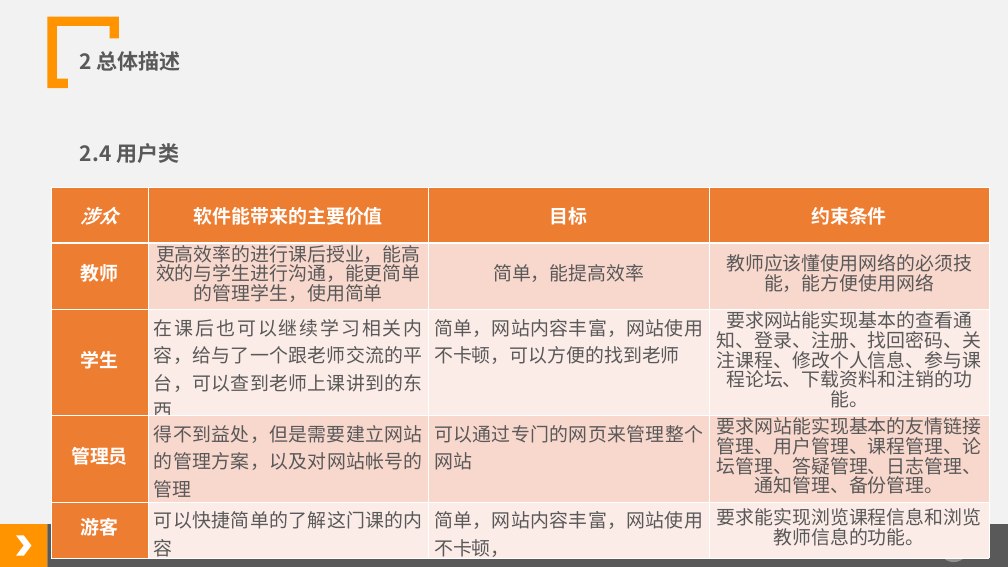
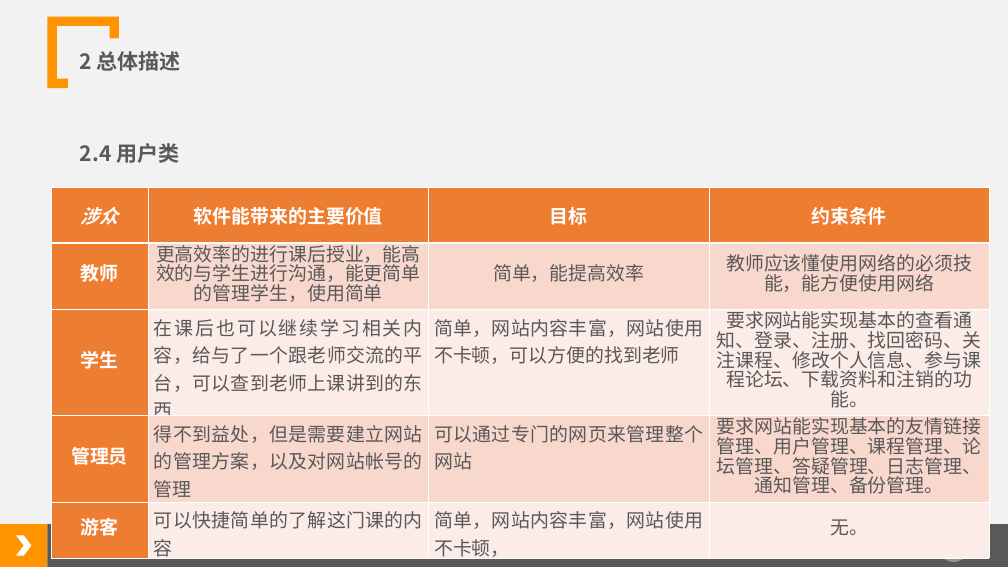
Before and after one commit to tzy502/G16, a slide deck: slide 13 of 需求规格说明书/软件需求规格说明书.ppt. Drawn at 1008x567 pixels with LibreOffice and Linux fonts; fonts in the diff are those of the drawing. Boxes give left, top, right and bottom in pixels: in the first picture for what was removed or moved away, otherwise in the second. Text is boxed around its words. In the diff, an @@ line names an element or a change of style, - is before the commit and + after.

```diff
--- a/需求规格说明书/软件需求规格说明书.ppt
+++ b/需求规格说明书/软件需求规格说明书.ppt
@@ table at [51, 187, 989, 564] @@
-row 5, column 4: 要求能实现浏览课程信息和浏览教师信息的功能。
+row 5, column 4: 无。
```
Also in this commit, not shown: 14 other slides changed, 2 slides added, 1 slide removed, 11 other files.
